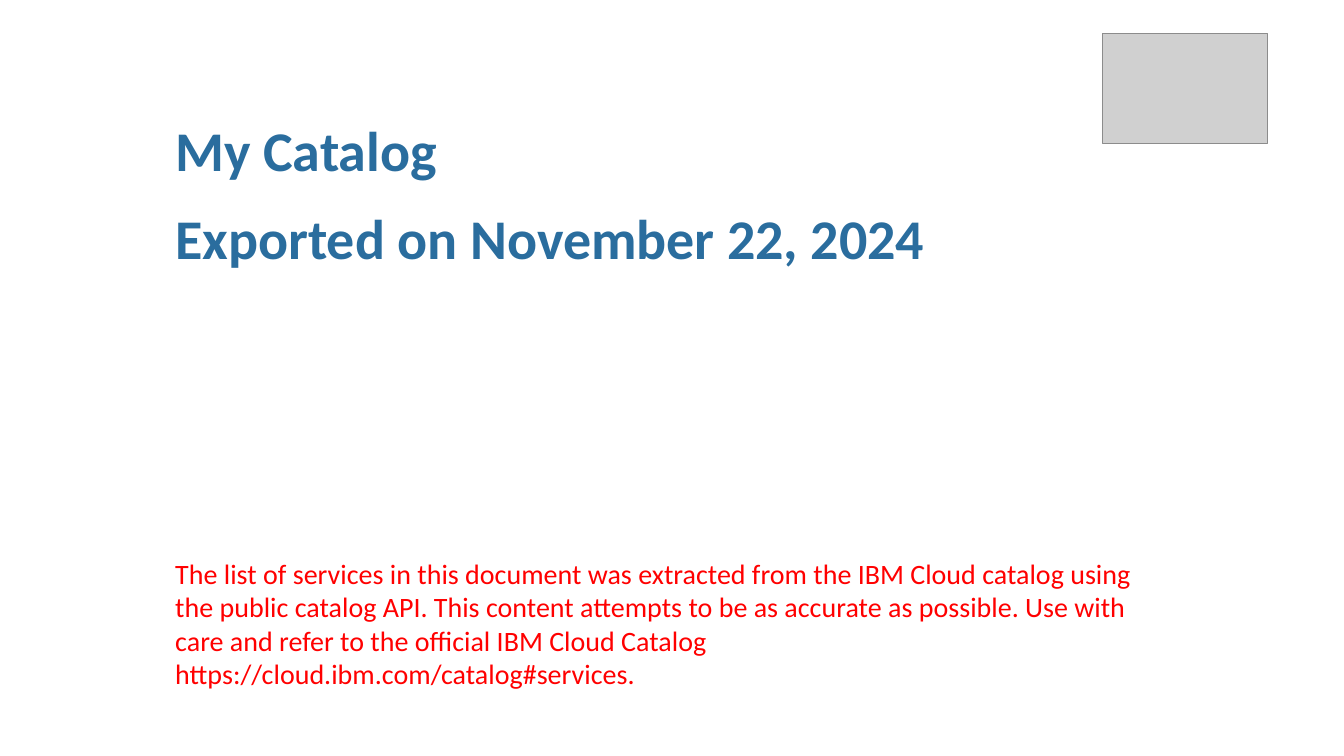
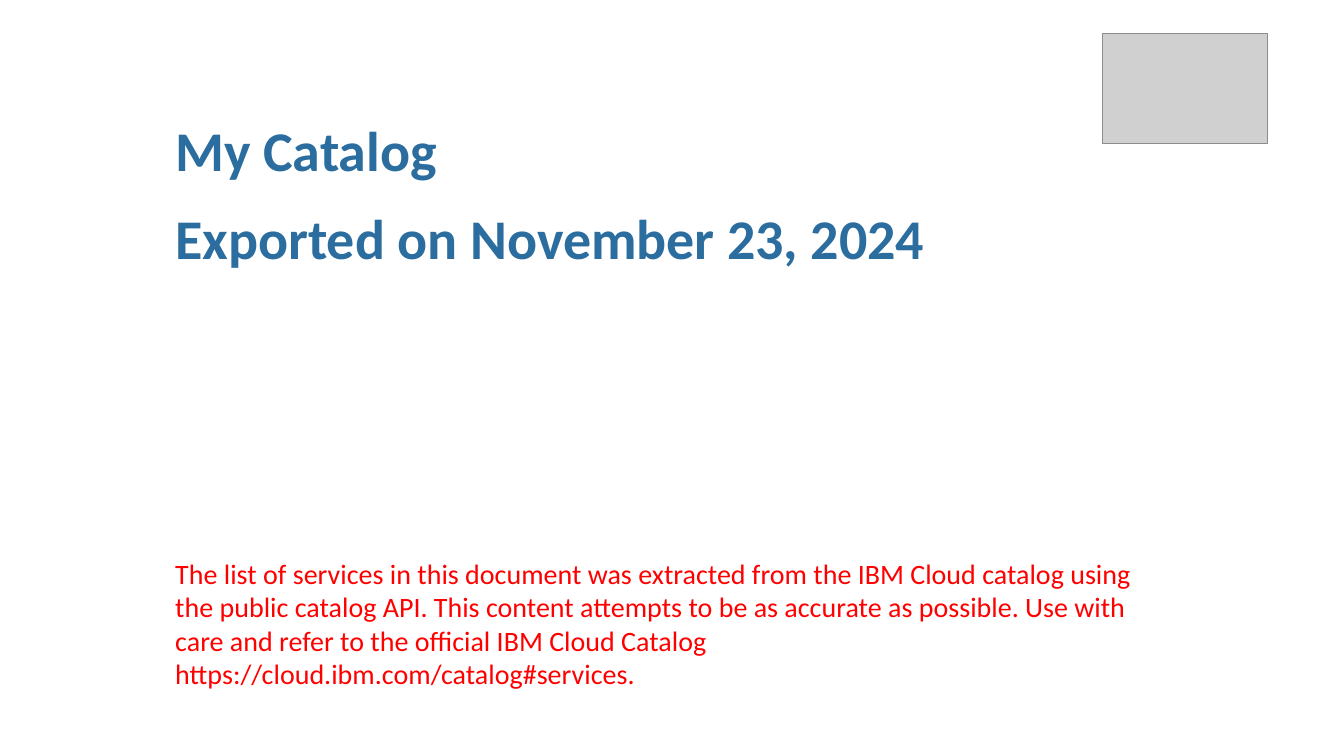
Before and after one commit to l2fprod/mycatalog, a slide deck: slide 1 of docs/generated/mycatalog.pptx. Drawn at 1344x756 pixels with LibreOffice and Linux fonts; fonts in the diff are those of the drawing; grey boxes stand for pictures. Boxes give left, top, right and bottom in pixels: in the first picture for what was removed or moved away, otherwise in the second. Text is boxed around its words. In the diff, an @@ line names an element or a change of style, - is before the commit and + after.

```diff
--- a/docs/generated/mycatalog.pptx
+++ b/docs/generated/mycatalog.pptx
@@ text at [175, 219, 924, 268]: text changed @@
-Exported on November 22, 2024
+Exported on November 23, 2024
```
Also in this commit, not shown: 1 other slide changed, 9 other files.
